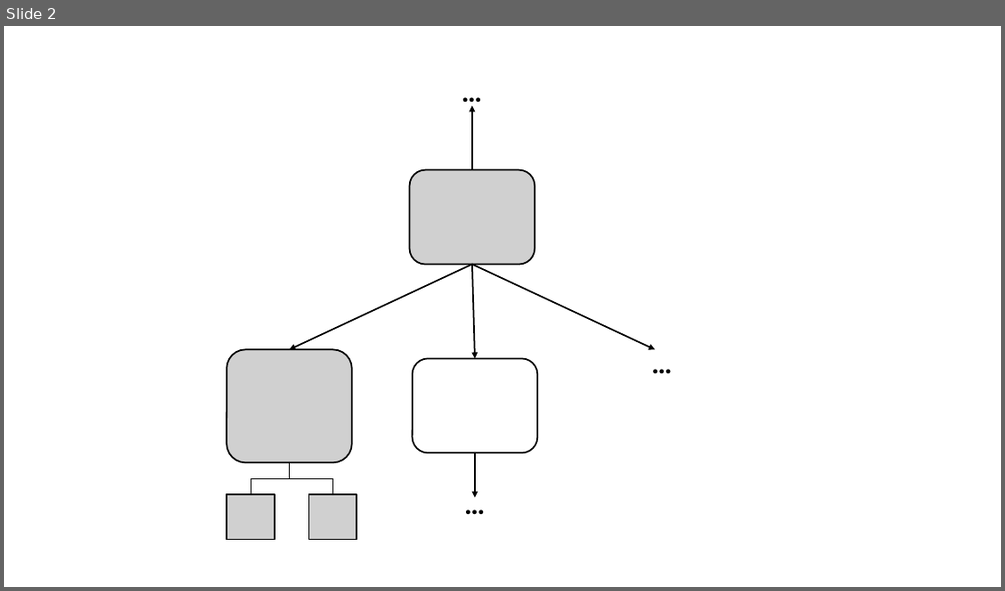
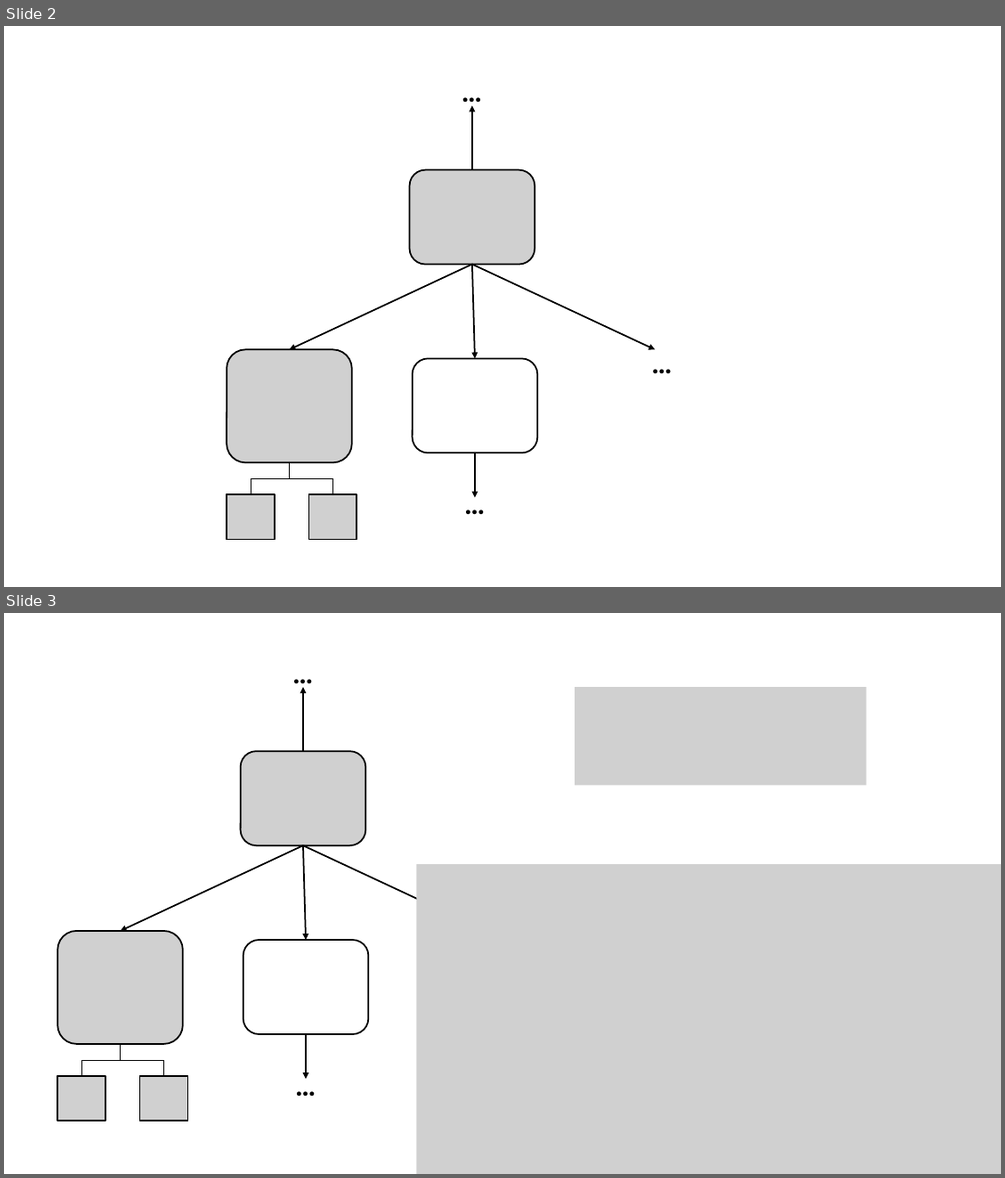
Before and after one commit to dkstewart/University-Research, a slide deck: Thesis-Proposal/src/images/probComp.pptx. Shown one above the other, each under a label of ours: slide 2 before the commit, slides 2 and 3 after it. The pictures are 1005x591 and 1005x1178 pixels, drawn with LibreOffice and Linux fonts; fonts in the diff are those of the drawing; grey boxes stand for pictures. Boxes give left, top, right and bottom in pixels: in the first picture for what was removed or moved away, otherwise in the second. Text is boxed around its words. In the diff, an @@ line names an element or a change of style, - is before the commit and + after.

```diff
--- a/Thesis-Proposal/src/images/probComp.pptx
+++ b/Thesis-Proposal/src/images/probComp.pptx
@@ slide 3 added at (4,613,1001,1174), background #FFFFFF @@
@@ text added at (285,651,321,694), 28 pt, text #000000, bold @@
+…
@@ arrow added from (303, 751) to (303, 687), #000000 1.5 pt @@
@@ picture added at (574,687,866,785) @@
@@ picture added at (241,751,365,845) @@
@@ arrow added from (303, 845) to (120, 931), #000000 1.5 pt @@
@@ arrow added from (303, 845) to (486, 931), #000000 1.5 pt @@
@@ arrow added from (303, 845) to (306, 940), #000000 1.5 pt @@
@@ picture added at (417,864,1001,1174) @@
@@ picture added at (57,931,183,1044) @@
@@ rounded rectangle added at (243,940,368,1034), fill #FFFFFF, outline #000000 1.5 pt @@
@@ arrow added from (306, 1034) to (306, 1078), #000000 1.5 pt @@
@@ elbow line added from (120, 1044) to (81, 1076), #000000 0.5 pt @@
@@ elbow line added from (120, 1044) to (164, 1076), #000000 0.5 pt @@
@@ text added at (288,1063,324,1106), 28 pt, text #000000, bold @@
+…
@@ picture added at (57,1076,105,1121) @@
@@ picture added at (140,1076,188,1121) @@
```
Also in this commit, not shown: 1 other slide added, 4 other files.
